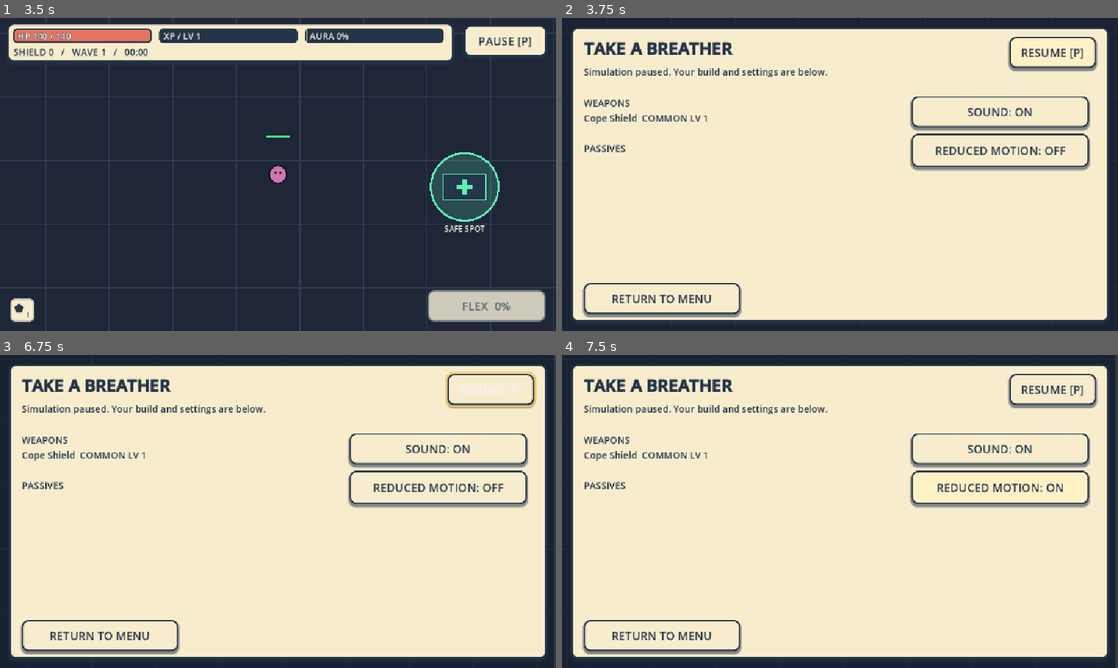
Above: before the commit, frames 1-4 (two rows, left to right).
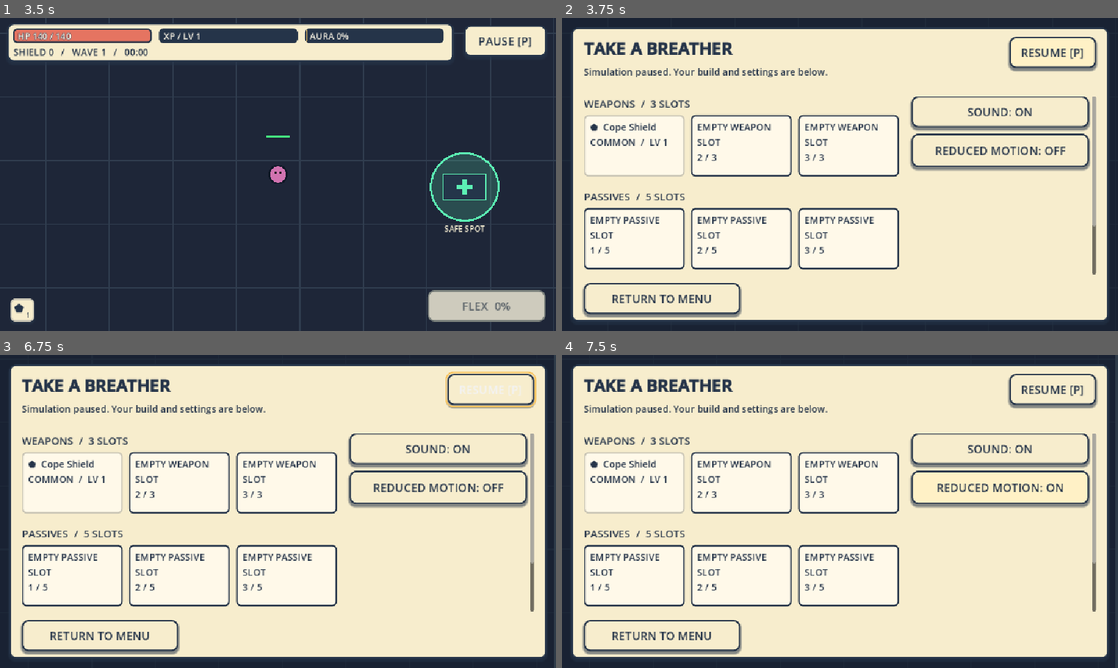
Above: after the commit, the same moments.

Repository: pedro-ai-coder/aura-farmer-godot
Game: Godot game, scene res://scenes/main.tscn
Same seed, same stepped clock (60 frames per second), same inputs: the game is played once before the commit and once after it.
Inputs (mouse positions are in pixels of both pictures, inside the frame that each line leads up to):
- Up to frame 1 (3.5 s): click "SIGMA" at 0.5 s; click "COOL KID" at 1.25 s; click "ALPHA" at 2 s; click "PLAY RUIN ALLEY" at 2.75 s
- Up to frame 2 (3.75 s): click "PAUSE [P]" at 3.5 s
- Up to frame 3 (6.75 s): click "RESUME [P]" at 4.25 s; move the mouse to (400, 495) at 5.02 s; hold Right (ui_right) 5.03-5.75 s; tap M at 5.1 s; click (400, 495) at 5.17 s; drag from (166, 527) to (250, 574) at 5.77 s; move the mouse to (333, 442) at 6.52 s; hold Right (ui_right) from 6.53 s (still down); tap P at 6.6 s; click (333, 442) at 6.67 s
- Up to frame 4 (7.5 s): release Right (ui_right) at 7.25 s; click "REDUCED MOTION: OFF" at 7.25 s

Frame 1 is identical in both runs. In frame 2, 22% of the frame differs, in the area x 4-97%, y 25-82%; in frame 3, 22%; in frame 4, 22%.

Commit message:
Fix landscape choice wrapping and show fixed pause equipment slots

Diff:
--- a/scripts/arcade_presentation.gd
+++ b/scripts/arcade_presentation.gd
@@ -15,6 +15,9 @@
 var card_content: Control
 var body_scroll: ScrollContainer
 var body_content: Control
+var equipment_board: Control
+var equipment_slots: Array[Dictionary] = []
+var equipment_headings: Array[Label] = []
 var full_view := Vector2.ZERO
 var rotate_hint: Label
 var card_parts: Array[Dictionary] = []
@@ -66,6 +69,19 @@
     body_content = Control.new()
     body_scroll.add_child(body_content)
     for control: Control in [game.build_details,game.sound_button,game.motion_button,game.import_button,game.export_button]: control.reparent(body_content)
+    equipment_board = Control.new()
+    body_content.add_child(equipment_board)
+    for caption in ["WEAPONS  /  3 SLOTS","PASSIVES  /  5 SLOTS"]:
+        var heading := _inside_label(equipment_board,20)
+        heading.text = caption
+        equipment_headings.append(heading)
+    for i in range(8):
+        var panel := Panel.new()
+        panel.mouse_filter = Control.MOUSE_FILTER_IGNORE
+        equipment_board.add_child(panel)
+        var label := _inside_label(panel,18)
+        label.autowrap_mode = TextServer.AUTOWRAP_WORD_SMART
+        equipment_slots.append({"panel":panel,"label":label})
     rotate_hint = _label(20)
     rotate_hint.text = "Rotate for a wider view"
     rotate_hint.autowrap_mode = TextServer.AUTOWRAP_WORD_SMART
@@ -199,7 +215,8 @@
     game.import_button.visible = options
     game.export_button.visible = options
     game.profile_text.visible = game.mode in ["profile_import","profile_export"]
-    game.build_details.visible = game.mode == "paused"
+    game.build_details.hide()
+    equipment_board.visible = game.mode == "paused"
     game.pause_button.visible = game.mode == "playing" or game.mode == "paused"
     game.retry_button.visible = game.mode in ["won","lost"]
     game.restart_button.visible = game.mode in ["paused","won","lost","replace","confirm_exit","profile_import","profile_export"]
@@ -280,16 +297,15 @@
             detail.visible = options and not stacked
             detail.text = "MAKE YOUR OWN AURA\n\nWASD / arrows — move\nSpace / E — Flex\nM — switch aim\nP / Escape — pause\n\nTouch: drag on the left to move."
             _place(detail,Rect2(content_rect.position,Vector2(maxf(0,content_rect.size.x-settings_width-24),content_rect.size.y)))
-            var build_height := maxf(160,(game.weapons.size()+game.passives.size()+4)*(34.0 if stacked else 28.0))
-            _place(game.build_details,Rect2(0,0,body_width if stacked else body_width-settings_width-24,build_height))
-            game.build_details.add_theme_font_size_override("font_size",22 if stacked else 18)
-            game.build_details.add_theme_color_override("font_color",ArcadeStyle.INK)
+            var build_height := 0.0
+            if game.mode == "paused":
+                build_height = _equipment(body_width if stacked else body_width-settings_width-24)
             if game.mode == "paused" and stacked: settings_y = build_height+20
             _place(game.sound_button,Rect2(settings_x,settings_y,settings_width,60))
             _place(game.motion_button,Rect2(settings_x,settings_y+72,settings_width,64))
             _place(game.import_button,Rect2(settings_x,settings_y+148,settings_width,60))
             _place(game.export_button,Rect2(settings_x,settings_y+220,settings_width,60))
-            var content_height := maxf(content_rect.size.y,settings_y+(280 if options else 144))
+            var content_height := maxf(maxf(content_rect.size.y,build_height),settings_y+(280 if options else 144))
             body_content.custom_minimum_size = Vector2(body_width,content_height)
             body_content.size = body_content.custom_minimum_size
         elif game.mode in ["profile_import","profile_export"]:
@@ -319,7 +335,7 @@
 func _cards(rect: Rect2) -> void:
     _place(card_scroll,rect)
     var items: Array = game.selection if game.mode == "choice" else (game.legendary_offers if game.mode == "legendary" else game.replace_options)
-    var columns := 3 if rect.size.x >= 850 and view.y >= 650 else (2 if rect.size.x >= 580 else 1)
+    var columns := 3 if rect.size.x >= 850 else (2 if rect.size.x >= 580 else 1)
     var gap := 14.0
     var width := (rect.size.x-12.0-gap*(columns-1))/columns
     var desktop_grid := columns == 3 and rect.size.y >= 440.0
@@ -383,6 +399,37 @@
         card_scroll.call_deferred("ensure_control_visible",game.offer_buttons[game.selected_card_index])
     last_selected = game.selected_card_index
 
+func _equipment(width: float) -> float:
+    # Fixed empty slots communicate capacity without inventing equipment or effects.
+    var columns := 3 if width >= 540 else 2
+    var gap := 12.0
+    var tile_width := (width-gap*(columns-1))/columns
+    var tile_height := 118.0
+    var weapon_rows := ceili(3.0/columns)
+    var passive_y := 36.0+weapon_rows*(tile_height+gap)+12.0
+    _place(equipment_headings[0],Rect2(0,0,width,28))
+    _place(equipment_headings[1],Rect2(0,passive_y,width,28))
+    for i in range(8):
+        var is_weapon := i < 3
+        var index := i if is_weapon else i-3
+        var items: Array = game.weapons if is_weapon else game.passives
+        var item: Dictionary = items[index] if index < items.size() else {}
+        var slot: Dictionary = equipment_slots[i]
+        var y := 36.0 if is_weapon else passive_y+36.0
+        _place(slot["panel"],Rect2((index%columns)*(tile_width+gap),y+int(index/columns)*(tile_height+gap),tile_width,tile_height))
+        var color: Color = ArcadeStyle.RARITY.get(item.get("rarity",""),ArcadeStyle.INK)
+        slot["panel"].add_theme_stylebox_override("panel",ArcadeStyle.box(ArcadeStyle.CARD,color,8,0))
+        var label: Label = slot["label"]
+        if item.is_empty():
+            label.text = "EMPTY %s SLOT\n%d / %d" % ["WEAPON" if is_weapon else "PASSIVE",index+1,3 if is_weapon else 5]
+        else:
+            var data: Dictionary = catalog.get(item["id"],{})
+            label.text = "%s  %s\n%s  /  LV %d" % [data.get("icon","?"),data.get("name",item["id"]),str(item["rarity"]).to_upper(),int(item["level"])]
+        _place(label,Rect2(12,10,tile_width-24,tile_height-20))
+    var height := passive_y+36.0+ceili(5.0/columns)*(tile_height+gap)
+    _place(equipment_board,Rect2(0,0,width,height))
+    return height
+
 func _number(value: float) -> String:
     return "%.1fk" % (value/1000.0) if value >= 1000.0 else "%.0f" % value
 
--- a/tests/test_arcade_ui.gd
+++ b/tests/test_arcade_ui.gd
@@ -49,6 +49,14 @@
     for i in range(6):
         var parts: Dictionary = ui.card_parts[i]
         _expect(parts["body"].position.y+parts["body"].size.y <= parts["state"].position.y,"Legendary effects do not collide with action labels")
+    root.size = Vector2i(915,412)
+    ui._window_changed(true)
+    game.start_run(0)
+    game._gain_xp(100.0)
+    game._open_choice()
+    await process_frame
+    await process_frame
+    _expect(is_equal_approx(game.offer_buttons[0].position.y,game.offer_buttons[2].position.y),"All three normal choices share one landscape row at 915x412")
     game.queue_free()
     if failures.is_empty(): print("PASS: Arcade home/options, explicit hero play, import feedback, readable cards and six-choice footer"); quit(0)
     else:
--- a/tests/test_mobile_layout.gd
+++ b/tests/test_mobile_layout.gd
@@ -30,6 +30,15 @@
                 _expect(bounds.encloses(button.get_global_rect()),"Essential actions remain inside useful viewport: %s %s %s" % [physical,state,button.text])
                 var scale: float = float(physical.y)/ui.full_view.y
                 _expect(button.size.y*scale >= 44.0-0.5,"Touch targets remain at least 44 physical pixels")
+            if state == "paused":
+                _expect(not game.build_details.visible and ui.equipment_board.visible,"Pause uses equipment slots rather than text rows")
+                _expect(ui.equipment_slots.size() == 8,"Pause preserves three weapon and five passive slots")
+                _expect(ui.body_content.size.y >= ui.equipment_board.size.y,"Every equipment slot is reachable inside the scroll panel")
+                for slot: Dictionary in ui.equipment_slots:
+                    _expect(Rect2(Vector2.ZERO,ui.equipment_board.size).encloses(slot["panel"].get_rect()),"Equipment slots fit inside their board")
+                _expect(ui.equipment_slots[0]["label"].text.contains("LV 1"),"Equipped weapon shows its actual level")
+                _expect(ui.equipment_slots[2]["label"].text.contains("EMPTY WEAPON"),"Unused weapon slot remains visible")
+                _expect(ui.equipment_slots[7]["label"].text.contains("EMPTY PASSIVE"),"Unused passive slot remains visible")
             if state == "playing":
                 for bar: Rect2 in ui.hud_rectangles():
                     var global_bar := Rect2(bar.position+ui.position,bar.size)
Not shown, changed: docs/QA_BACKLOG.md
